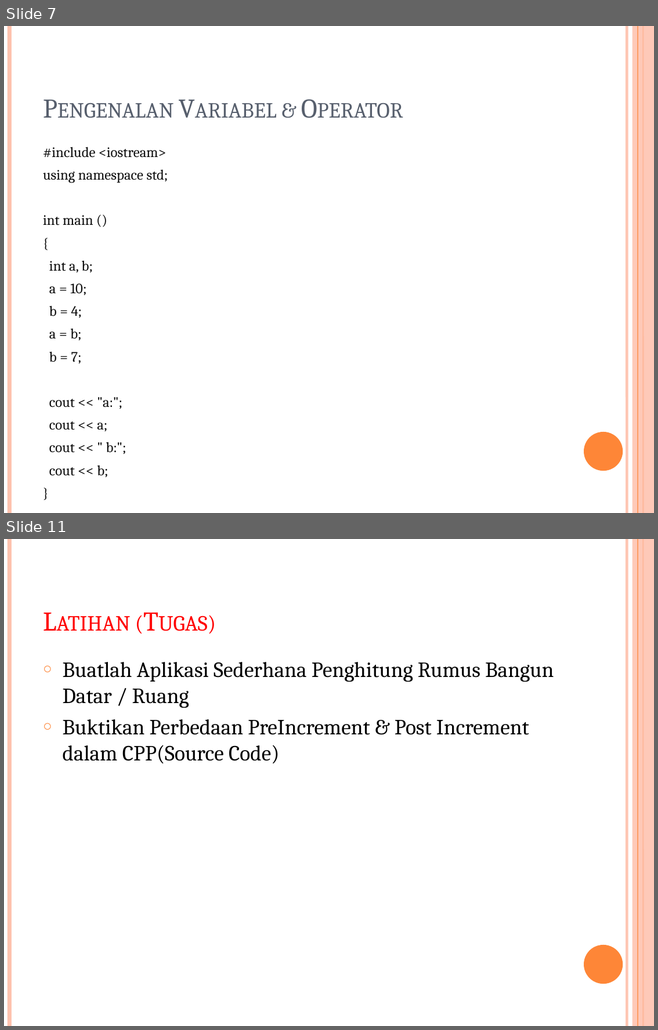
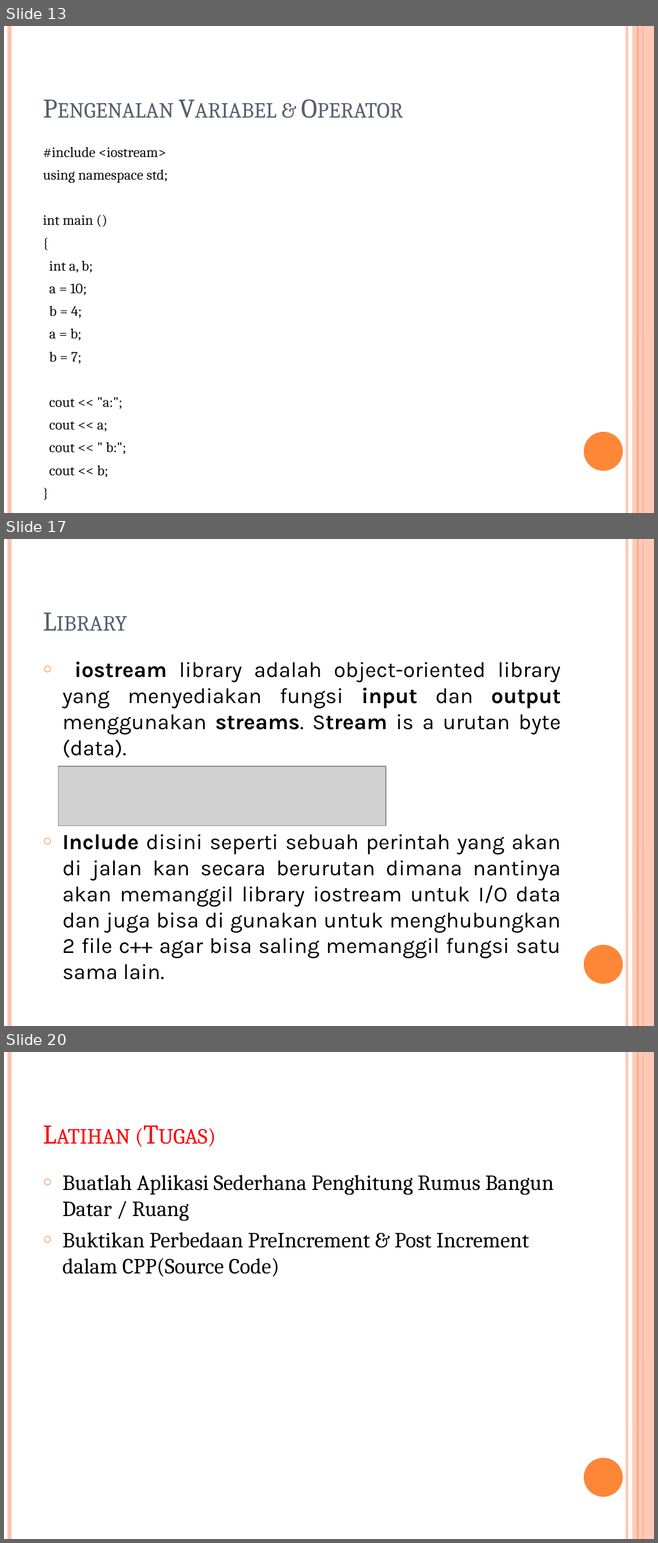
Before and after one commit to tandasanyu/Binus_CPP_2023, a slide deck: Pertemuan1/Pengenalan C++_Pertemuan1_02-09-2023.pptx. Shown one above the other, each under a label of ours: slides 7 and 11 before the commit, slides 13, 17 and 20 after it; the slides between them are not shown. The pictures are 658x1030 and 658x1543 pixels, drawn with LibreOffice and Linux fonts; fonts in the diff are those of the drawing; grey boxes stand for pictures. Boxes give left, top, right and bottom in pixels: in the first picture for what was removed or moved away, otherwise in the second. Text is boxed around its words. In the diff, an @@ line names an element or a change of style, - is before the commit and + after.

```diff
--- a/Pertemuan1/Pengenalan C++_Pertemuan1_02-09-2023.pptx
+++ b/Pertemuan1/Pengenalan C++_Pertemuan1_02-09-2023.pptx
@@ slide 17 added at <box>4,539,654,1026</box>, background #FFFFFF; not listed: 6 template elements that a slide beside it also shows @@
@@ title added at <box>36,559,567,640</box>, 30 pt, text #575F6D, small capitals @@
+Library
@@ text added at <box>63,661,561,980</box>, 24 pt, text #000000 @@
+○ iostream library adalah object-oriented library yang menyediakan fungsi input dan output menggunakan streams. Stream is a urutan byte (data).
+○ Include disini seperti sebuah perintah yang akan di jalan kan secara berurutan dimana nantinya akan memanggil library iostream untuk I/O data dan juga bisa di gunakan untuk menghubungkan 2 file c++ agar bisa saling memanggil fungsi satu sama lain.
@@ picture added at <box>58,766,385,826</box> @@
@@ what was slide 7 is now slide 13 @@
@@ what was slide 11 is now slide 20 @@
```
Also in this commit, not shown: 9 slides changed, 8 other slides added.
